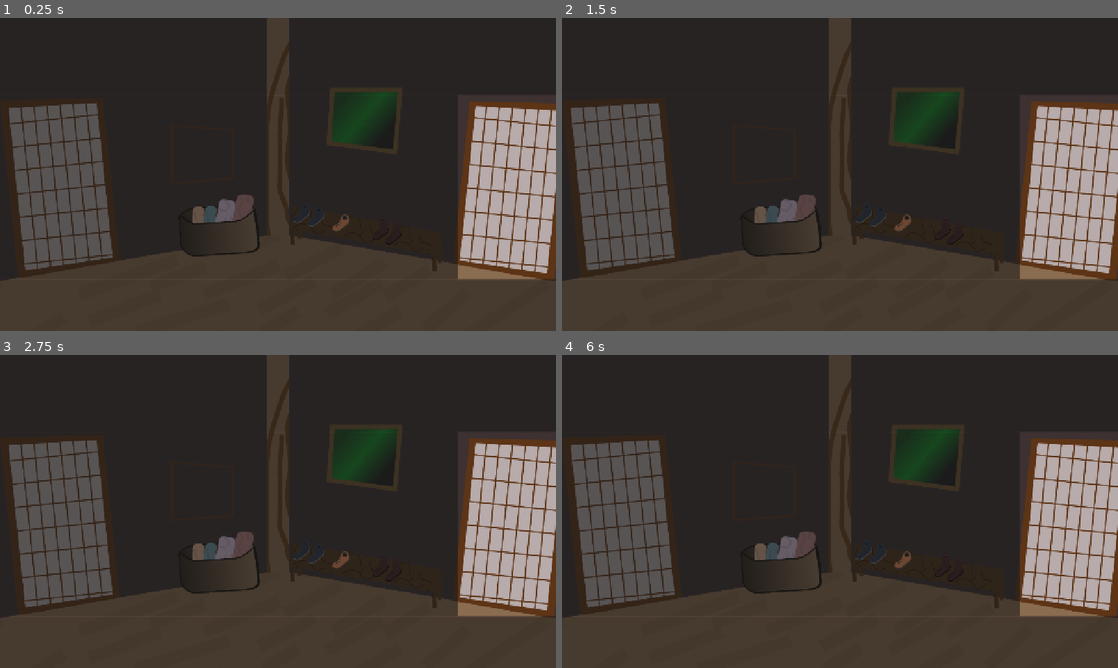
Above: before the commit, frames 1-4 (two rows, left to right).
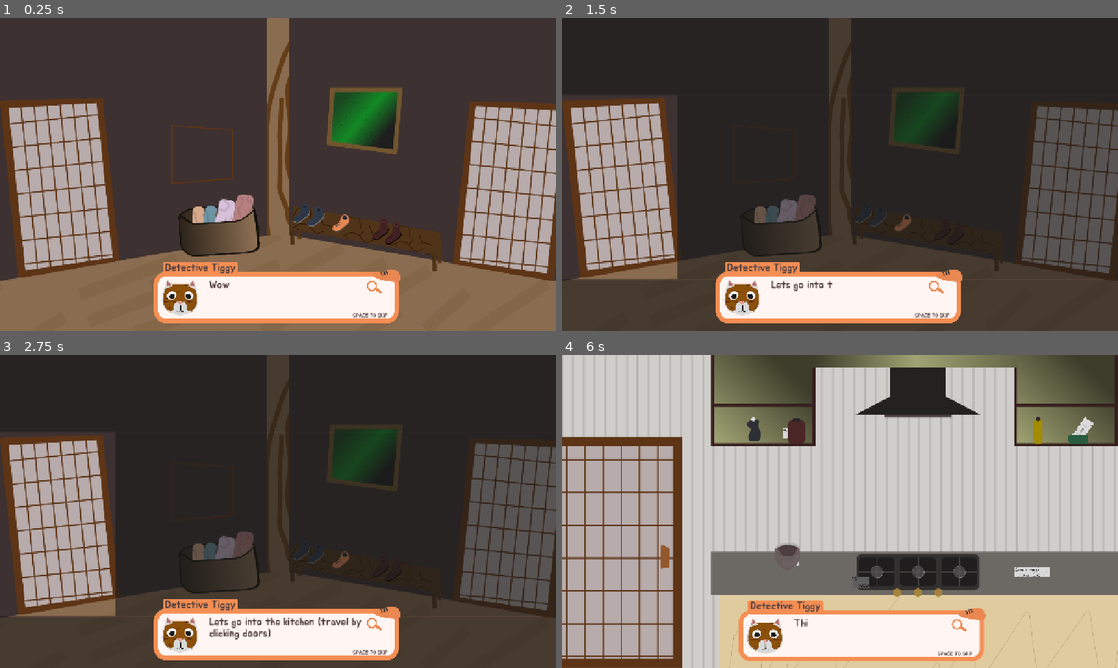
Above: after the commit, the same moments.

Repository: justvishy12/Detective-Tiggy
Game: Godot game, scene res://scenes/room2.tscn
Same seed, same stepped clock (60 frames per second), same inputs: the game is played once before the commit and once after it. The project has no main scene, so this scene is started directly.
Inputs (mouse positions are in pixels of both pictures, inside the frame that each line leads up to):
- Up to frame 1 (0.25 s): no input
- Up to frame 2 (1.5 s): tap Enter (ui_accept) at 0.5 s; move the mouse to (962, 158) at 0.52 s; hold Right 0.53-1.25 s; hold Enter (ui_accept) 0.53-1.25 s; click (962, 158) at 0.67 s; drag from (728, 190) to (812, 237) at 1.27 s
- Up to frame 3 (2.75 s): tap Enter (ui_accept) at 2 s; move the mouse to (333, 442) at 2.02 s; hold Right from 2.03 s (still down); hold Enter (ui_accept) from 2.03 s (still down); tap Shift at 2.1 s; click (333, 442) at 2.17 s
- Up to frame 4 (6 s): release Right at 2.75 s; release Enter (ui_accept) at 2.75 s; drag from (812, 574) to (673, 464) at 2.77 s; tap Enter (ui_accept) at 3.5 s; move the mouse to (1006, 558) at 3.52 s; hold Left 3.53-4.25 s; hold Enter (ui_accept) 3.53-4.25 s; tap Alt at 3.6 s; click (1006, 558) at 3.67 s; drag from (673, 464) to (756, 433) at 4.27 s; move the mouse to (867, 511) at 5.02 s; hold Down 5.03-5.75 s; hold Enter (ui_accept) 5.03-5.75 s; click (867, 511) at 5.17 s; drag from (756, 433) to (728, 527) at 5.77 s

The runs differ from the first frame. In frame 1, 42% of the frame differs, in the area x 0-100%, y 0-100%; in frame 2, 28%; in frame 3, 28%; in frame 4, 94%.
Error before the commit: Invalid assignment of property or key 'visible' with value of type 'bool' on a base object of type 'null instance'. (res://scripts/room_2.gd:47)

Commit message:
Start room 3
I have added all the assets and will soon start the coding to make the minigames and room functional.

Diff:
--- a/tigy-moves/scenes/loading.tscn
+++ b/tigy-moves/scenes/loading.tscn
@@ -174,6 +174,7 @@
 offset_top = 264.0
 offset_right = 98.0
 offset_bottom = 305.0
+mouse_default_cursor_shape = 2
 theme_override_fonts/font = ExtResource("4_nxo4k")
 theme_override_font_sizes/font_size = 32
 theme_override_styles/normal = SubResource("StyleBoxFlat_0kpj8")
@@ -186,6 +187,7 @@
 offset_top = 265.0
 offset_right = 204.0
 offset_bottom = 306.0
+mouse_default_cursor_shape = 2
 theme_override_fonts/font = ExtResource("4_nxo4k")
 theme_override_font_sizes/font_size = 32
 theme_override_styles/normal = SubResource("StyleBoxFlat_0kpj8")
@@ -244,6 +246,7 @@
 offset_top = 264.0
 offset_right = 98.0
 offset_bottom = 305.0
+mouse_default_cursor_shape = 2
 theme_override_fonts/font = ExtResource("4_nxo4k")
 theme_override_font_sizes/font_size = 32
 theme_override_styles/normal = SubResource("StyleBoxFlat_0kpj8")
@@ -256,6 +259,7 @@
 offset_top = 265.0
 offset_right = 203.0
 offset_bottom = 306.0
+mouse_default_cursor_shape = 2
 theme_override_fonts/font = ExtResource("4_nxo4k")
 theme_override_font_sizes/font_size = 32
 theme_override_styles/normal = SubResource("StyleBoxFlat_0kpj8")
@@ -314,6 +318,7 @@
 offset_top = 264.0
 offset_right = 98.0
 offset_bottom = 305.0
+mouse_default_cursor_shape = 2
 theme_override_fonts/font = ExtResource("4_nxo4k")
 theme_override_font_sizes/font_size = 32
 theme_override_styles/normal = SubResource("StyleBoxFlat_0kpj8")
@@ -326,6 +331,7 @@
 offset_top = 265.0
 offset_right = 204.0
 offset_bottom = 306.0
+mouse_default_cursor_shape = 2
 theme_override_fonts/font = ExtResource("4_nxo4k")
 theme_override_font_sizes/font_size = 32
 theme_override_styles/normal = SubResource("StyleBoxFlat_0kpj8")
--- a/tigy-moves/scenes/room1.tscn
+++ b/tigy-moves/scenes/room1.tscn
@@ -217,6 +217,7 @@
 offset_left = -167.0
 offset_right = 165.43158
 offset_bottom = 87.0
+mouse_default_cursor_shape = 2
 theme_override_colors/font_color = Color(1, 1, 1, 1)
 theme_override_fonts/font = ExtResource("8_kxjkn")
 theme_override_font_sizes/font_size = 32
--- a/tigy-moves/scenes/room2.tscn
+++ b/tigy-moves/scenes/room2.tscn
@@ -100,13 +100,74 @@
 [node name="AnimationPlayer" type="AnimationPlayer" parent="." unique_id=343002473]
 libraries/ = SubResource("AnimationLibrary_7xh3p")
 
-[node name="Textbox" type="Sprite2D" parent="." unique_id=703574181]
-visible = false
-position = Vector2(640, 632)
+[node name="kitchen" type="Button" parent="." unique_id=2049947058]
+modulate = Color(1, 1, 1, 0)
+offset_left = -23.0
+offset_top = 172.0
+offset_right = 284.0
+offset_bottom = 608.0
+mouse_default_cursor_shape = 2
+
+[node name="room" type="Button" parent="." unique_id=209362559]
+modulate = Color(1, 1, 1, 0)
+offset_left = 1040.0
+offset_top = 180.0
+offset_right = 1347.0
+offset_bottom = 616.0
+mouse_default_cursor_shape = 2
+
+[node name="kitchen2" type="Node2D" parent="." unique_id=266449054]
+visible = false
+
+[node name="Panel2" type="Panel" parent="kitchen2" unique_id=2003301397]
+offset_left = -9.0
+offset_top = -14.0
+offset_right = 1306.0
+offset_bottom = 177.0
+
+[node name="Panel3" type="Panel" parent="kitchen2" unique_id=917578633]
+offset_left = -19.0
+offset_top = 601.0
+offset_right = 1296.0
+offset_bottom = 792.0
+
+[node name="Panel4" type="Panel" parent="kitchen2" unique_id=1356238213]
+offset_left = 266.0
+offset_top = 177.0
+offset_right = 1581.0
+offset_bottom = 601.0
+
+[node name="room2" type="Node2D" parent="." unique_id=925866174]
+visible = false
+
+[node name="Panel2" type="Panel" parent="room2" unique_id=2130234186]
+offset_left = -9.0
+offset_top = -14.0
+offset_right = 1306.0
+offset_bottom = 177.0
+
+[node name="Panel3" type="Panel" parent="room2" unique_id=873146408]
+offset_left = -19.0
+offset_top = 601.0
+offset_right = 1296.0
+offset_bottom = 792.0
+
+[node name="Panel4" type="Panel" parent="room2" unique_id=1558831136]
+offset_left = -261.0
+offset_top = 177.0
+offset_right = 1054.0
+offset_bottom = 601.0
+
+[node name="Camera2D" type="Camera2D" parent="." unique_id=941140516]
+position = Vector2(640, 360)
+
+[node name="Textbox" type="Sprite2D" parent="Camera2D" unique_id=703574181]
+visible = false
+position = Vector2(0, 272)
 scale = Vector2(0.73214287, 0.73214287)
 texture = ExtResource("4_ucjjd")
 
-[node name="namelabel" type="Label" parent="Textbox" unique_id=171003483]
+[node name="namelabel" type="Label" parent="Camera2D/Textbox" unique_id=171003483]
 offset_left = -355.12192
 offset_top = -94.2439
 offset_right = -134.12192
@@ -116,7 +177,7 @@
 theme_override_font_sizes/font_size = 32
 text = "Detective Tiggy"
 
-[node name="textlabel" type="Label" parent="Textbox" unique_id=1233402752]
+[node name="textlabel" type="Label" parent="Camera2D/Textbox" unique_id=1233402752]
 offset_left = -217.17072
 offset_top = -39.609756
 offset_right = 280.63885
@@ -127,7 +188,7 @@
 text = "Hey, what are you doing there, this is my detective area."
 autowrap_mode = 2
 
-[node name="skiplabel" type="Label" parent="Textbox" unique_id=1296761879]
+[node name="skiplabel" type="Label" parent="Camera2D/Textbox" unique_id=1296761879]
 offset_left = 234.92682
 offset_top = 64.19512
 offset_right = 353.92682
@@ -137,7 +198,7 @@
 theme_override_font_sizes/font_size = 16
 text = "SPACE TO SKIP  "
 
-[node name="photobox" type="TextureRect" parent="Textbox" unique_id=1575190449]
+[node name="photobox" type="TextureRect" parent="Camera2D/Textbox" unique_id=1575190449]
 offset_left = -367.41464
 offset_top = -46.439026
 offset_right = -230.82928
@@ -145,12 +206,11 @@
 expand_mode = 2
 stretch_mode = 4
 
-[node name="you" type="Button" parent="." unique_id=2140418926]
-visible = false
-offset_left = 473.0
-offset_top = 360.0
-offset_right = 805.4316
-offset_bottom = 447.0
+[node name="you" type="Button" parent="Camera2D" unique_id=2140418926]
+visible = false
+offset_left = -167.0
+offset_right = 165.43158
+offset_bottom = 87.0
 theme_override_colors/font_color = Color(1, 1, 1, 1)
 theme_override_fonts/font = ExtResource("5_7xh3p")
 theme_override_font_sizes/font_size = 32
@@ -160,60 +220,7 @@
 theme_override_styles/focus = ExtResource("7_c7xmq")
 text = "hahaha"
 
-[node name="kitchen" type="Button" parent="." unique_id=2049947058]
-modulate = Color(1, 1, 1, 0)
-offset_left = -23.0
-offset_top = 172.0
-offset_right = 284.0
-offset_bottom = 608.0
-
-[node name="room" type="Button" parent="." unique_id=209362559]
-modulate = Color(1, 1, 1, 0)
-offset_left = 1040.0
-offset_top = 180.0
-offset_right = 1347.0
-offset_bottom = 616.0
-
-[node name="kitchen2" type="Node2D" parent="." unique_id=266449054]
-visible = false
-
-[node name="Panel2" type="Panel" parent="kitchen2" unique_id=2003301397]
-offset_left = -9.0
-offset_top = -14.0
-offset_right = 1306.0
-offset_bottom = 177.0
-
-[node name="Panel3" type="Panel" parent="kitchen2" unique_id=917578633]
-offset_left = -19.0
-offset_top = 601.0
-offset_right = 1296.0
-offset_bottom = 792.0
-
-[node name="Panel4" type="Panel" parent="kitchen2" unique_id=1356238213]
-offset_left = 266.0
-offset_top = 177.0
-offset_right = 1581.0
-offset_bottom = 601.0
-
-[node name="room2" type="Node2D" parent="." unique_id=925866174]
-
-[node name="Panel2" type="Panel" parent="room2" unique_id=2130234186]
-offset_left = -9.0
-offset_top = -14.0
-offset_right = 1306.0
-offset_bottom = 177.0
-
-[node name="Panel3" type="Panel" parent="room2" unique_id=873146408]
-offset_left = -19.0
-offset_top = 601.0
-offset_right = 1296.0
-offset_bottom = 792.0
-
-[node name="Panel4" type="Panel" parent="room2" unique_id=1558831136]
-offset_left = -261.0
-offset_top = 177.0
-offset_right = 1054.0
-offset_bottom = 601.0
-
 [connection signal="mouse_entered" from="photo1area" to="." method="_on_photo_1_area_mouse_entered"]
 [connection signal="mouse_exited" from="photo1area" to="." method="_on_photo_1_area_mouse_exited"]
+[connection signal="pressed" from="kitchen" to="." method="_on_kitchen_pressed"]
+[connection signal="pressed" from="room" to="." method="_on_room_pressed"]
--- a/tigy-moves/scenes/room3.tscn
+++ b/tigy-moves/scenes/room3.tscn
@@ -239,6 +239,7 @@
 offset_top = -36.794495
 offset_right = 121.64728
 offset_bottom = 34.16623
+mouse_default_cursor_shape = 2
 
 [node name="M2" type="Sprite2D" parent="." unique_id=2087063789]
 position = Vector2(526.81195, 472)
@@ -251,6 +252,7 @@
 offset_top = -36.794495
 offset_right = 119.94156
 offset_bottom = 36.794495
+mouse_default_cursor_shape = 2
 
 [node name="M3" type="Sprite2D" parent="." unique_id=588580276]
 modulate = Color(0.43134022, 0.43134025, 0.43134025, 1)
@@ -264,6 +266,7 @@
 offset_top = -36.794495
 offset_right = 118.00177
 offset_bottom = 36.794495
+mouse_default_cursor_shape = 2
 
 [node name="M4" type="Sprite2D" parent="." unique_id=497686417]
 position = Vector2(1083.0001, 499.00003)
@@ -276,6 +279,7 @@
 offset_top = -36.794556
 offset_right = 119.380554
 offset_bottom = 36.794434
+mouse_default_cursor_shape = 2
 
 [node name="M5" type="Sprite2D" parent="." unique_id=653218971]
 position = Vector2(1198, 172.99994)
@@ -289,6 +293,7 @@
 offset_top = -37.9563
 offset_right = 111.46685
 offset_bottom = 35.63269
+mouse_default_cursor_shape = 2
 
 [node name="Bottle1" type="Sprite2D" parent="." unique_id=305308407]
 position = Vector2(1096, 173)
@@ -385,6 +390,7 @@
 offset_right = 244.43158
 offset_bottom = 16.0
 scale = Vector2(0.852054, 0.852054)
+mouse_default_cursor_shape = 2
 theme_override_colors/font_color = Color(1, 1, 1, 1)
 theme_override_fonts/font = ExtResource("13_w6rm3")
 theme_override_font_sizes/font_size = 32
@@ -430,6 +436,7 @@
 offset_top = 181.0
 offset_right = 283.0
 offset_bottom = 727.0
+mouse_default_cursor_shape = 2
 
 [connection signal="pressed" from="M1/Button" to="." method="_on_button_pressed"]
 [connection signal="pressed" from="M2/Button2" to="." method="_on_button_2_pressed"]
@@ -444,5 +451,7 @@
 [connection signal="mouse_exited" from="Jar/Area2" to="." method="_on_area_2_mouse_exited"]
 [connection signal="mouse_entered" from="Mixer/Area4" to="." method="_on_area_4_mouse_entered"]
 [connection signal="mouse_exited" from="Mixer/Area4" to="." method="_on_area_4_mouse_exited"]
+[connection signal="mouse_entered" from="Camera2D/you" to="." method="_on_you_mouse_entered"]
+[connection signal="mouse_exited" from="Camera2D/you" to="." method="_on_you_mouse_exited"]
 [connection signal="pressed" from="Camera2D/you" to="." method="_on_you_pressed"]
 [connection signal="pressed" from="door" to="." method="_on_door_pressed"]
--- /dev/null
+++ b/tigy-moves/scenes/room4.tscn
@@ -0,0 +1,128 @@
+[gd_scene format=3 uid="uid://5vyxghu6mip7"]
+
+[ext_resource type="Script" uid="uid://bb2xombvi3a1g" path="res://scripts/room_4.gd" id="1_q6beh"]
+[ext_resource type="Texture2D" uid="uid://be1wl7r6qjbnl" path="res://assets/scene bg/room4.png" id="1_xadx6"]
+[ext_resource type="Texture2D" uid="uid://b61siv5wiuggk" path="res://assets/Book.png" id="2_eqdj1"]
+[ext_resource type="Texture2D" uid="uid://djexgh6c21jex" path="res://assets/cookie.png" id="3_7uxnh"]
+[ext_resource type="Texture2D" uid="uid://c77tlyvohkvl6" path="res://assets/cracker.png" id="4_1oq63"]
+[ext_resource type="Texture2D" uid="uid://d4a0demh67rnr" path="res://assets/fish cracker.png" id="5_rxuxh"]
+[ext_resource type="Texture2D" uid="uid://dld6hydlle6vs" path="res://assets/fish.png" id="6_5idlq"]
+[ext_resource type="Texture2D" uid="uid://clffenq7v2ab0" path="res://assets/Hat.png" id="7_2rspr"]
+[ext_resource type="Texture2D" uid="uid://dyg1bxkp868on" path="res://assets/Magnify  Glass.png" id="8_y5pfl"]
+[ext_resource type="Texture2D" uid="uid://b56oy0ebk4e4h" path="res://assets/milk.png" id="9_q6beh"]
+[ext_resource type="Texture2D" uid="uid://5r6yebn1gtbh" path="res://assets/shoe.png" id="10_rgl1u"]
+[ext_resource type="Texture2D" uid="uid://i4duyuxtmow7" path="res://assets/sock1.png" id="11_cikox"]
+[ext_resource type="Texture2D" uid="uid://c1ucd1ssgshde" path="res://assets/yarnball.png" id="12_cl5w0"]
+[ext_resource type="FontFile" uid="uid://ck8vhdjjmp7sf" path="res://fonts/Jua-Regular.ttf" id="13_y5pfl"]
+
+[node name="Node2D" type="Node2D" unique_id=1270154753]
+script = ExtResource("1_q6beh")
+
+[node name="Toys" type="Label" parent="." unique_id=1128822358]
+modulate = Color(1, 1, 1, 0)
+offset_left = 562.0
+offset_top = 276.0
+offset_right = 627.0
+offset_bottom = 309.0
+theme_override_fonts/font = ExtResource("13_y5pfl")
+theme_override_font_sizes/font_size = 32
+text = "Toys"
+
+[node name="Gear" type="Label" parent="." unique_id=1234255152]
+modulate = Color(1, 1, 1, 0)
+offset_left = 760.0
+offset_top = 274.0
+offset_right = 829.0
+offset_bottom = 307.0
+theme_override_fonts/font = ExtResource("13_y5pfl")
+theme_override_font_sizes/font_size = 32
+text = "Gear"
+
+[node name="Food" type="Label" parent="." unique_id=234071181]
+modulate = Color(1, 1, 1, 0)
+offset_left = 962.0
+offset_top = 275.0
+offset_right = 1029.0
+offset_bottom = 308.0
+theme_override_fonts/font = ExtResource("13_y5pfl")
+theme_override_font_sizes/font_size = 32
+text = "Food"
+
+[node name="Interactive Items" type="Node2D" parent="." unique_id=2007422135]
+
+[node name="Room4" type="Sprite2D" parent="Interactive Items" unique_id=1447283724]
+position = Vector2(640, 360)
+texture = ExtResource("1_xadx6")
+
+[node name="Book" type="Sprite2D" parent="Interactive Items" unique_id=2137218788]
+position = Vector2(756, 485)
+scale = Vector2(0.50961536, 0.50961536)
+texture = ExtResource("2_eqdj1")
+
+[node name="Cookie" type="Sprite2D" parent="Interactive Items" unique_id=548062455]
+position = Vector2(929, 607)
+scale = Vector2(0.52409637, 0.52409637)
+texture = ExtResource("3_7uxnh")
+
+[node name="Cracker" type="Sprite2D" parent="Interactive Items" unique_id=704672001]
+position = Vector2(597, 624)
+scale = Vector2(0.4125, 0.4125)
+texture = ExtResource("4_1oq63")
+
+[node name="FishCracker" type="Sprite2D" parent="Interactive Items" unique_id=745908885]
+position = Vector2(911, 470)
+scale = Vector2(0.4440296, 0.4440296)
+texture = ExtResource("5_rxuxh")
+
+[node name="Fish" type="Sprite2D" parent="Interactive Items" unique_id=112770543]
+position = Vector2(556.00006, 479)
+scale = Vector2(0.59433967, 0.59433967)
+texture = ExtResource("6_5idlq")
+
+[node name="Hat" type="Sprite2D" parent="Interactive Items" unique_id=2078199380]
+position = Vector2(760, 652.00006)
+scale = Vector2(0.46808508, 0.4680851)
+texture = ExtResource("7_2rspr")
+
+[node name="MagnifyGlass" type="Sprite2D" parent="Interactive Items" unique_id=2122219463]
+position = Vector2(1120.0001, 556)
+scale = Vector2(0.41200033, 0.41200033)
+texture = ExtResource("8_y5pfl")
+
+[node name="Milk" type="Sprite2D" parent="Interactive Items" unique_id=607449312]
+position = Vector2(660, 536)
+scale = Vector2(0.46969652, 0.46969652)
+texture = ExtResource("9_q6beh")
+
+[node name="Shoe" type="Sprite2D" parent="Interactive Items" unique_id=2088176650]
+modulate = Color(0.48570347, 0.48570353, 0.48570347, 1)
+position = Vector2(1142.0001, 463.00003)
+scale = Vector2(0.34649116, 0.34649116)
+texture = ExtResource("10_rgl1u")
+
+[node name="Sock1" type="Sprite2D" parent="Interactive Items" unique_id=1096750475]
+modulate = Color(0.3019608, 0.5764706, 0.5764706, 1)
+position = Vector2(1018.9999, 482.99997)
+scale = Vector2(0.5793651, 0.5793651)
+texture = ExtResource("11_cikox")
+
+[node name="Yarnball" type="Sprite2D" parent="Interactive Items" unique_id=1005689691]
+modulate = Color(0.9999986, 0.3960434, 0.3433689, 1)
+position = Vector2(1035.0001, 655.00006)
+scale = Vector2(0.6805556, 0.6805556)
+texture = ExtResource("12_cl5w0")
+
+[node name="Yarnball2" type="Sprite2D" parent="Interactive Items" unique_id=1477918450]
+modulate = Color(0.5411765, 1, 1, 1)
+position = Vector2(830, 548)
+scale = Vector2(0.5925926, 0.5925926)
+texture = ExtResource("12_cl5w0")
+
+[node name="Button" type="Button" parent="." unique_id=575761351]
+visible = false
+modulate = Color(1, 1, 1, 0)
+offset_left = 1047.0
+offset_top = -9.0
+offset_right = 1284.0
+offset_bottom = 386.0
+mouse_default_cursor_shape = 2
--- a/tigy-moves/scenes/sockMG.tscn
+++ b/tigy-moves/scenes/sockMG.tscn
@@ -448,6 +448,7 @@
 offset_top = 360.0
 offset_right = 805.4316
 offset_bottom = 447.0
+mouse_default_cursor_shape = 2
 theme_override_colors/font_color = Color(1, 1, 1, 1)
 theme_override_fonts/font = ExtResource("6_bwg6i")
 theme_override_font_sizes/font_size = 32
--- a/tigy-moves/scenes/starting scene.tscn
+++ b/tigy-moves/scenes/starting scene.tscn
@@ -109,6 +109,7 @@
 offset_top = 360.0
 offset_right = 805.4316
 offset_bottom = 447.0
+mouse_default_cursor_shape = 2
 theme_override_colors/font_color = Color(1, 1, 1, 1)
 theme_override_fonts/font = ExtResource("5_e22jj")
 theme_override_font_sizes/font_size = 32
--- a/tigy-moves/scripts/room_2.gd
+++ b/tigy-moves/scripts/room_2.gd
@@ -76,9 +76,12 @@
 
 
 func _input(event):
+	if dialogue_index == 1:
+		$kitchen2.visible = true
 	if event.is_action_pressed("ui_accept") and !typing:
 		if dialogue_index < dialogue.size() and dialogue[dialogue_index]["speaker"] == "cat" and dialogue_index != 1 and dialogue_index != 2:
 			dialogue_index += 1
+			$kitchen.visible = true
 			show_next_dialogue()
 
 	elif event.is_action_pressed("ui_accept") and typing:
@@ -99,7 +102,13 @@
 	show_next_dialogue()
 
 func _ready() -> void:
-	pass # Replace with function body.
+	$kitchen.visible = false
+	$room.visible = false
+	if SaveManager.kitchen == true:
+		$room2.visible = true
+		$room.visible = true
+		dialogue_index = 2
+	show_next_dialogue()
 
 
 # Called every frame. 'delta' is the elapsed time since the previous frame.
@@ -113,3 +122,11 @@
 
 func _on_photo_1_area_mouse_exited() -> void:
 	$photo1.stop()
+
+
+func _on_kitchen_pressed() -> void:
+	get_tree().change_scene_to_file("res://scenes/room3.tscn")
+
+
+func _on_room_pressed() -> void:
+	pass # Replace with function body.
--- a/tigy-moves/scripts/room_3.gd
+++ b/tigy-moves/scripts/room_3.gd
@@ -101,12 +101,12 @@
 
 func _input(event):
 	if dialogue_index == 1 and played == false:
-
+		played = true
 		$AnimationPlayer.play("camerapan")
 
 	if event.is_action_pressed("ui_accept") and !typing:
 		if dialogue_index < dialogue.size() and dialogue[dialogue_index]["speaker"] == "cat":
-			if dialogue_index != 3 or dialogue_index != 4:
+			if dialogue_index != 3 and dialogue_index != 4:
 				dialogue_index += 1
 				show_next_dialogue()
 			elif dialogue_index == 3:
@@ -120,8 +120,6 @@
 	if dialogue_index == 3:
 		$AnimationPlayer.play("fade out")
 		await $AnimationPlayer.animation_finished
-		SaveManager.room1 = true
-		SaveManager.save_game(SaveManager.current_slot)
 		get_tree().change_scene_to_file("res://scenes/sockMG.tscn")
 
 
@@ -148,6 +146,8 @@
 	elif recipie_pieces == 5:
 		$ammount.text = "5/5"
 		dialogue_index = 4
+		SaveManager.kitchen = true
+		SaveManager.save_game(SaveManager.current_slot)
 		show_next_dialogue()
 		$door.visible = true
 		$AnimationPlayer.play("camerapan2")
--- /dev/null
+++ b/tigy-moves/scripts/room_4.gd
@@ -0,0 +1,11 @@
+extends Node2D
+
+
+# Called when the node enters the scene tree for the first time.
+func _ready() -> void:
+	pass # Replace with function body.
+
+
+# Called every frame. 'delta' is the elapsed time since the previous frame.
+func _process(delta: float) -> void:
+	pass
Binary file added: tigy-moves/assets/Book.png
Not shown, added: tigy-moves/assets/Book.png.import
Binary file added: tigy-moves/assets/Hat.png
Not shown, added: tigy-moves/assets/Hat.png.import
Binary file added: tigy-moves/assets/Magnify Glass.png
Not shown, added: tigy-moves/assets/Magnify Glass.png.import
Binary file added: tigy-moves/assets/cookie.png
Not shown, added: tigy-moves/assets/cookie.png.import
Binary file added: tigy-moves/assets/cracker.png
Not shown, added: tigy-moves/assets/cracker.png.import
Binary file added: tigy-moves/assets/fish cracker.png
Not shown, added: tigy-moves/assets/fish cracker.png.import
(and 13 more such lines)
